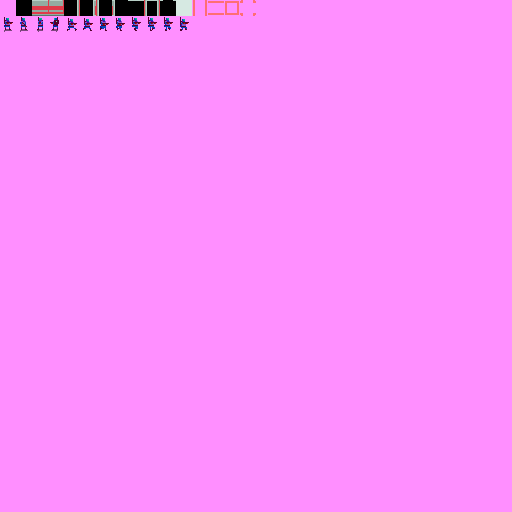
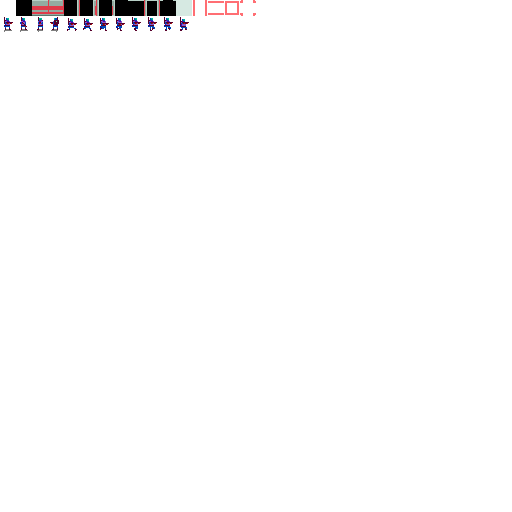
Comparing the layer stacks of the two 512 × 512 images. Changes:
hid "Background" over [0, 0, 512, 512]
